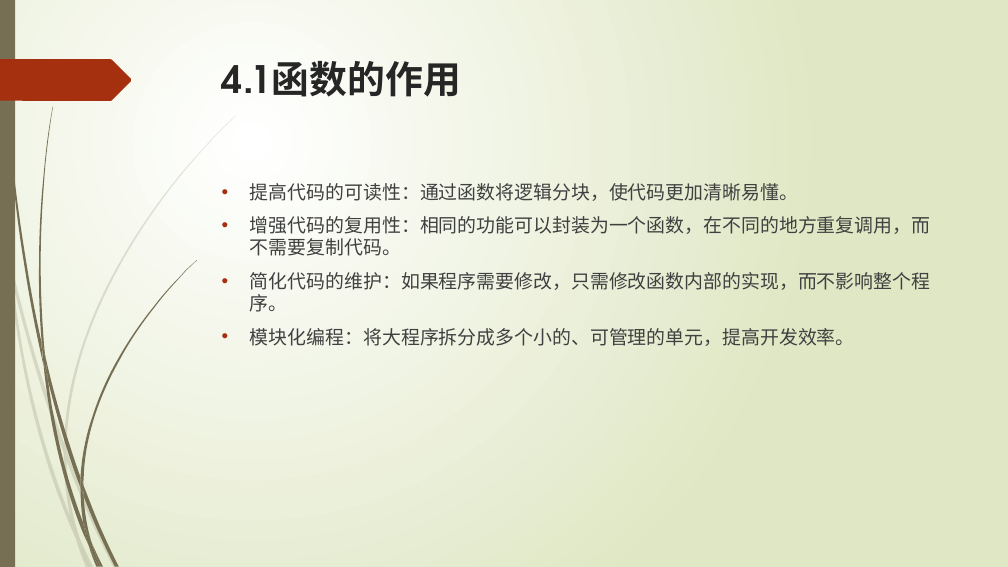
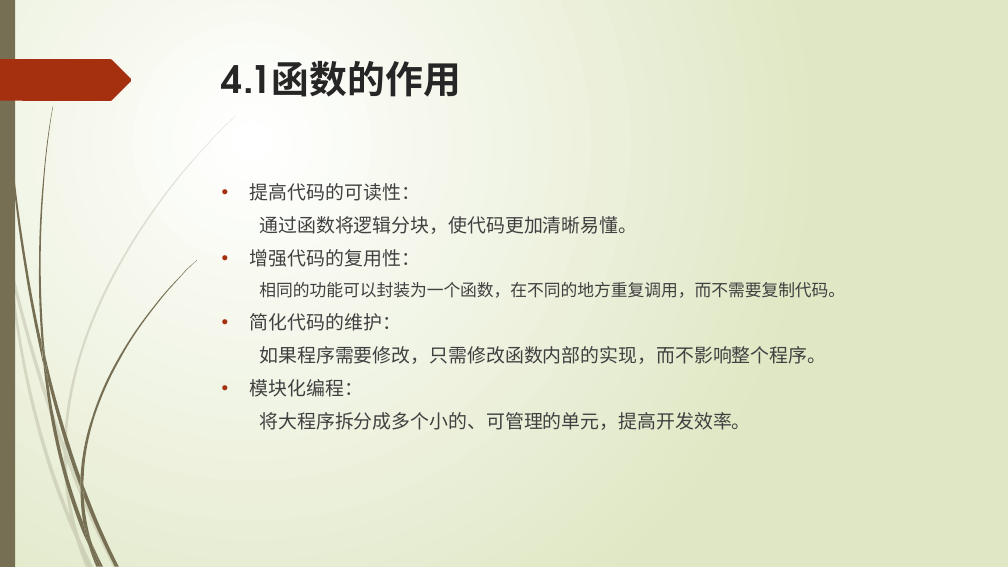
Before and after one commit to liuty2006/learn, a slide deck: slide 38 of learn_cpp/docs/C++语言培训.pptx. Drawn at 1008x567 pixels with LibreOffice and Linux fonts; fonts in the diff are those of the drawing. Boxes give left, top, right and bottom in pixels: in the first picture for what was removed or moved away, otherwise in the second. Text is boxed around its words. In the diff, an @@ line names an element or a change of style, - is before the commit and + after.

Commit message:
修改 - c4

```diff
--- a/learn_cpp/docs/C++语言培训.pptx
+++ b/learn_cpp/docs/C++语言培训.pptx
@@ text at (x1=250, y1=183, x2=845, y2=430): text changed @@
-• 提高代码的可读性：通过函数将逻辑分块，使代码更加清晰易懂。
-• 增强代码的复用性：相同的功能可以封装为一个函数，在不同的地方重复调用，而不需要复制代码。
-• 简化代码的维护：如果程序需要修改，只需修改函数内部的实现，而不影响整个程序。
-• 模块化编程：将大程序拆分成多个小的、可管理的单元，提高开发效率。
+• 提高代码的可读性：
+通过函数将逻辑分块，使代码更加清晰易懂。
+• 增强代码的复用性：
+  相同的功能可以封装为一个函数，在不同的地方重复调用，而不需要复制代码。
+• 简化代码的维护：
+如果程序需要修改，只需修改函数内部的实现，而不影响整个程序。
+• 模块化编程：
+将大程序拆分成多个小的、可管理的单元，提高开发效率。
```
Also in this commit, not shown: 4 other slides changed, 4 slides added, 6 other files.
